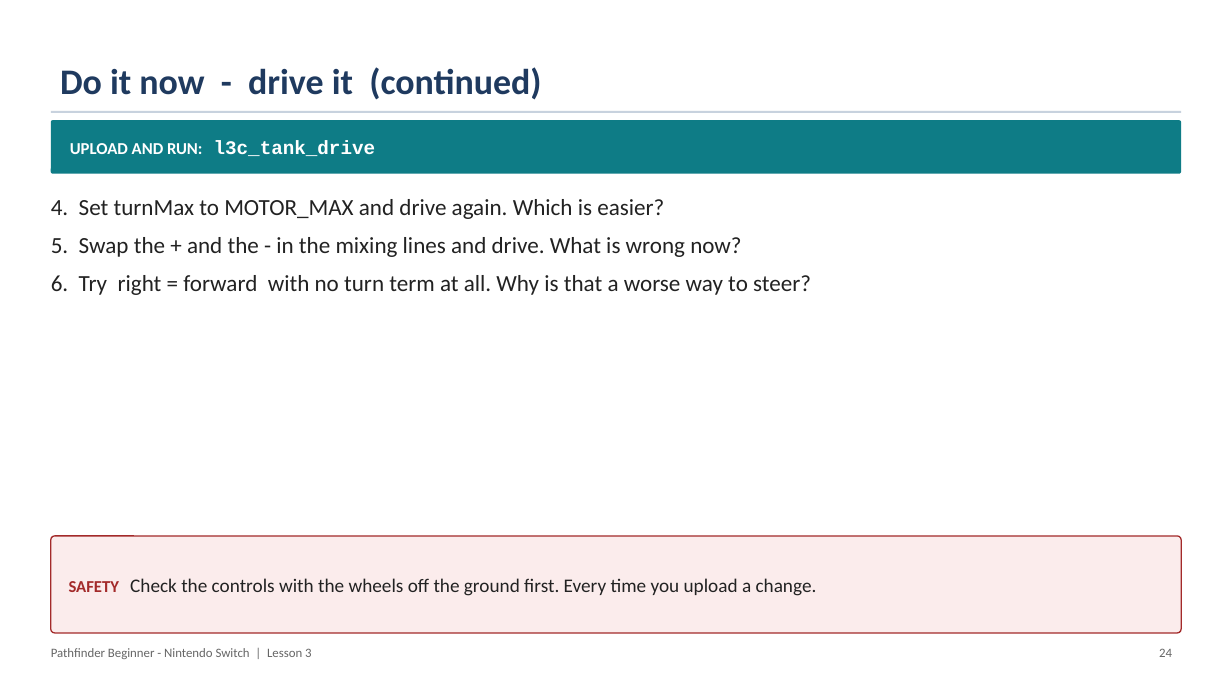
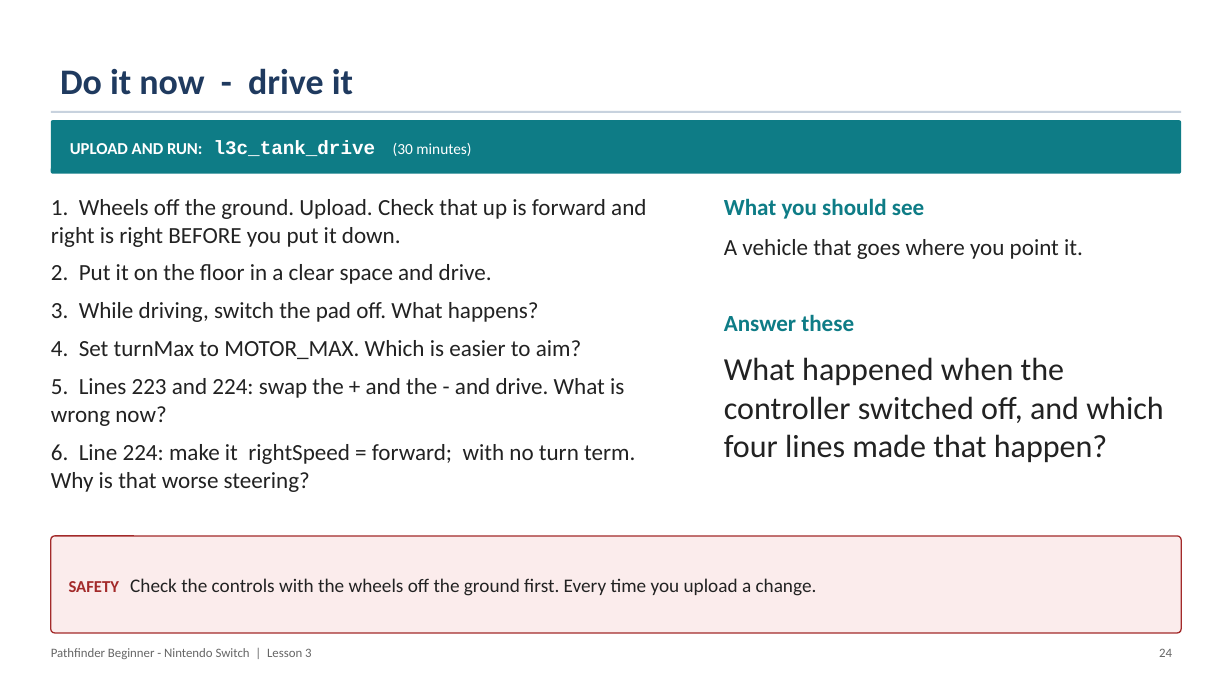
Before and after one commit to PorpoiseRobotics/porpoise-robotics, a slide deck: slide 25 of ground-vehicle/docs/courses/beginner-switch/l3_controller_programming.pptx. Drawn at 1232x693 pixels with LibreOffice and Linux fonts; fonts in the diff are those of the drawing. Boxes give left, top, right and bottom in pixels: in the first picture for what was removed or moved away, otherwise in the second. Text is boxed around its words. In the diff, an @@ line names an element or a change of style, - is before the commit and + after.

```diff
--- a/ground-vehicle/docs/courses/beginner-switch/l3_controller_programming.pptx
+++ b/ground-vehicle/docs/courses/beginner-switch/l3_controller_programming.pptx
@@ title at bbox=[60, 68, 353, 95]: text changed @@
-Do it now - drive it (continued)
+Do it now - drive it
@@ text in rounded rectangle at bbox=[70, 141, 471, 156]: text changed; font Courier New to Calibri @@
-UPLOAD AND RUN: l3c_tank_drive
+UPLOAD AND RUN: l3c_tank_drive (30 minutes)
@@ text at bbox=[51, 199, 646, 492]: text changed @@
-4. Set turnMax to MOTOR_MAX and drive again. Which is easier?
-5. Swap the + and the - in the mixing lines and drive. What is wrong now?
-6. Try right = forward with no turn term at all. Why is that a worse way to steer?
+1. Wheels off the ground. Upload. Check that up is forward and right is right BEFORE you put it down.
+2. Put it on the floor in a clear space and drive.
+3. While driving, switch the pad off. What happens?
+4. Set turnMax to MOTOR_MAX. Which is easier to aim?
+5. Lines 223 and 224: swap the + and the - and drive. What is wrong now?
+6. Line 224: make it rightSpeed = forward; with no turn term. Why is that worse steering?
@@ text added at bbox=[724, 198, 924, 219], 18 pt, text #0E7C86, bold @@
+What you should see
@@ text added at bbox=[724, 239, 1083, 259], 18 pt, text #222222 @@
+A vehicle that goes where you point it.
@@ text added at bbox=[724, 314, 854, 331], 18 pt, text #0E7C86, bold @@
+Answer these
@@ text added at bbox=[724, 357, 1163, 462], 25 pt, text #222222 @@
+What happened when the controller switched off, and which four lines made that happen?
```
Also in this commit, not shown: 13 other slides changed, 1 slide added, 1 slide removed, 17 other files.
